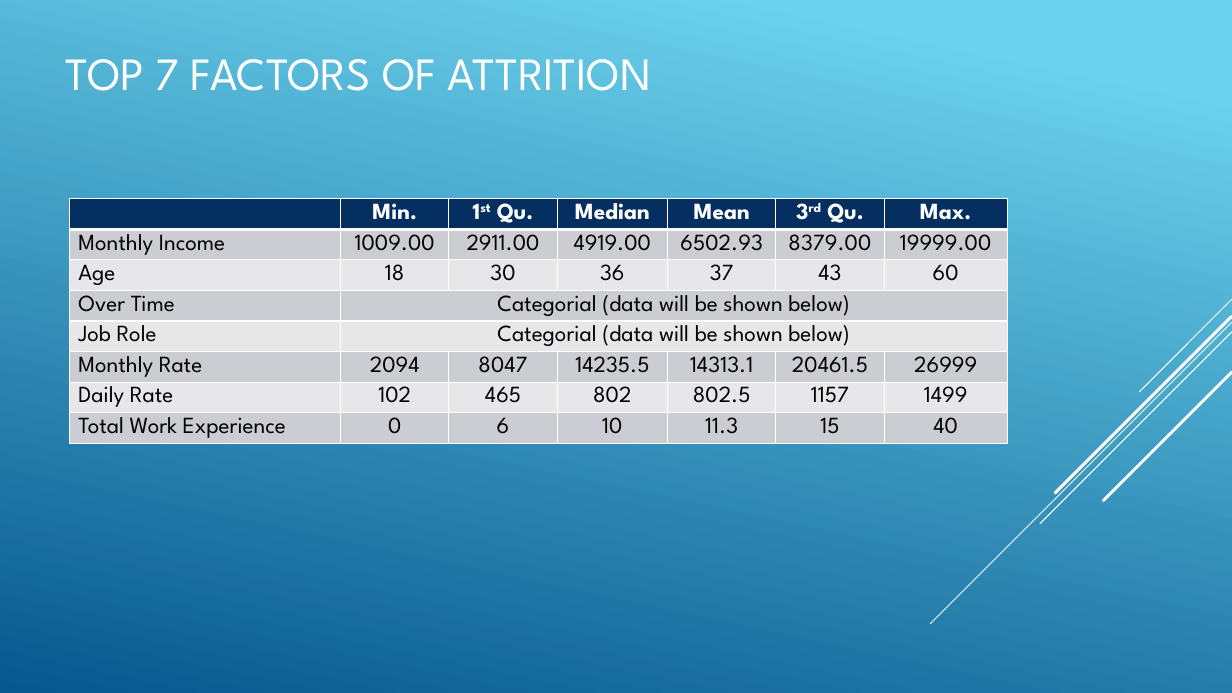
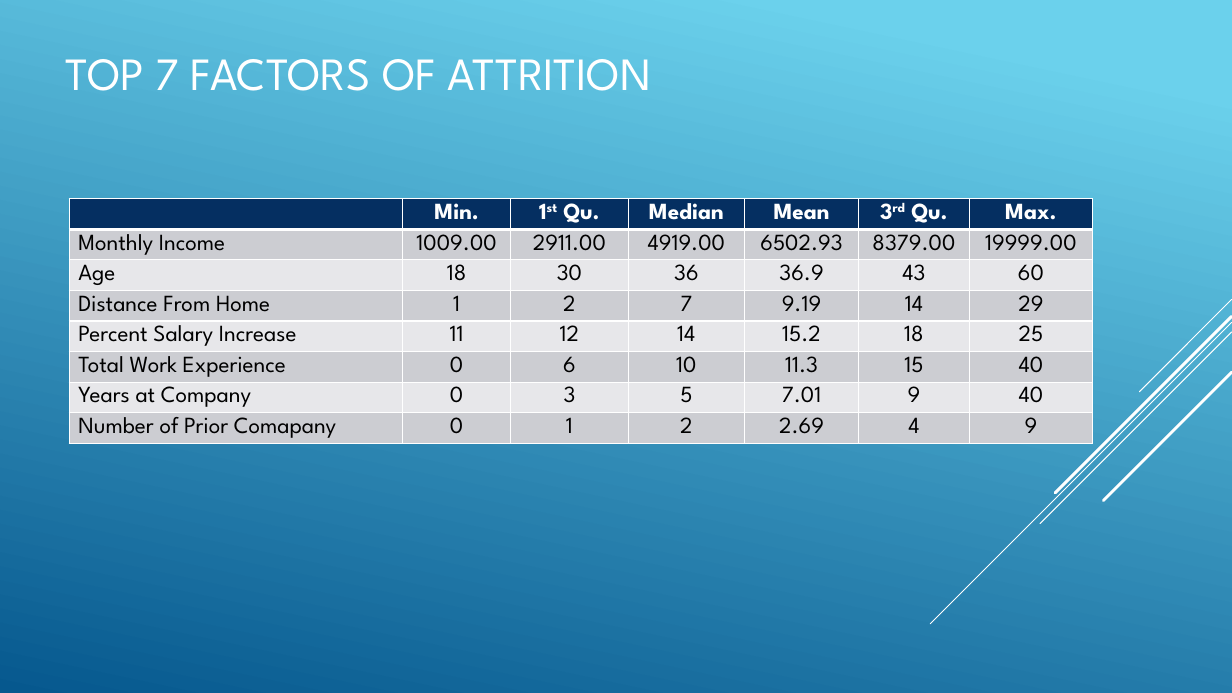
Before and after one commit to R-Chandna/MSDS6306_CaseStudy_2, a slide deck: slide 5 of Reducing_Attrition_AnEdit.pptx. Drawn at 1232x693 pixels with LibreOffice and Linux fonts; fonts in the diff are those of the drawing. Boxes give left, top, right and bottom in pixels: in the first picture for what was removed or moved away, otherwise in the second. Text is boxed around its words. In the diff, an @@ line names an element or a change of style, - is before the commit and + after.

Commit message:
update with new attrition predictions

```diff
--- a/Reducing_Attrition_AnEdit.pptx
+++ b/Reducing_Attrition_AnEdit.pptx
@@ table at (69,199,1092,494) @@
-row 3: Age | 18 | 30 | 36 | 37 | 43 | 60
-row 4: Over Time | Categorial (data will be shown below) |  |  |  |  | 
-row 5: Job Role | Categorial (data will be shown below) |  |  |  |  | 
-row 6: Monthly Rate | 2094 | 8047 | 14235.5 | 14313.1 | 20461.5 | 26999
-row 7: Daily Rate | 102 | 465 | 802 | 802.5 | 1157 | 1499
+row 3: Age | 18 | 30 | 36 | 36.9 | 43 | 60
+row 4: Distance From Home | 1 | 2 | 7 | 9.19 | 14 | 29
+row 5: Percent Salary Increase | 11 | 12 | 14 | 15.2 | 18 | 25
+row 7: Years at Company | 0 | 3 | 5 | 7.01 | 9 | 40
+row 8: Number of Prior Comapany | 0 | 1 | 2 | 2.69 | 4 | 9
@@ table: place and size @@
-table at (69,199,1006,494)
+table at (69,199,1092,494)
```
Also in this commit, not shown: 1 other slide changed, 2 other files.
